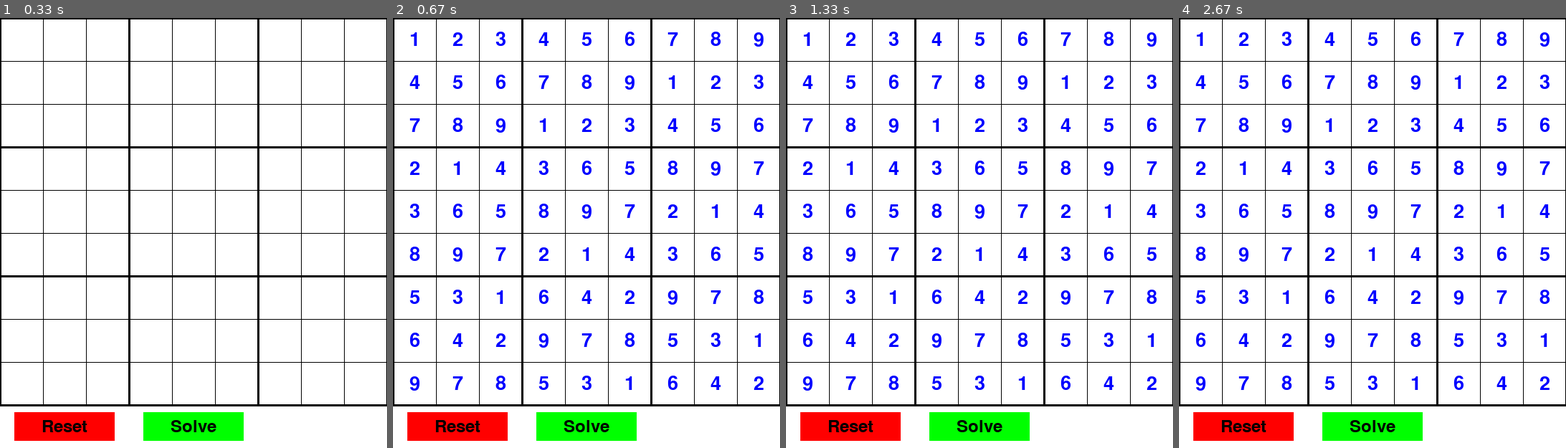
Above: before the commit, frames 1-4 (left to right).
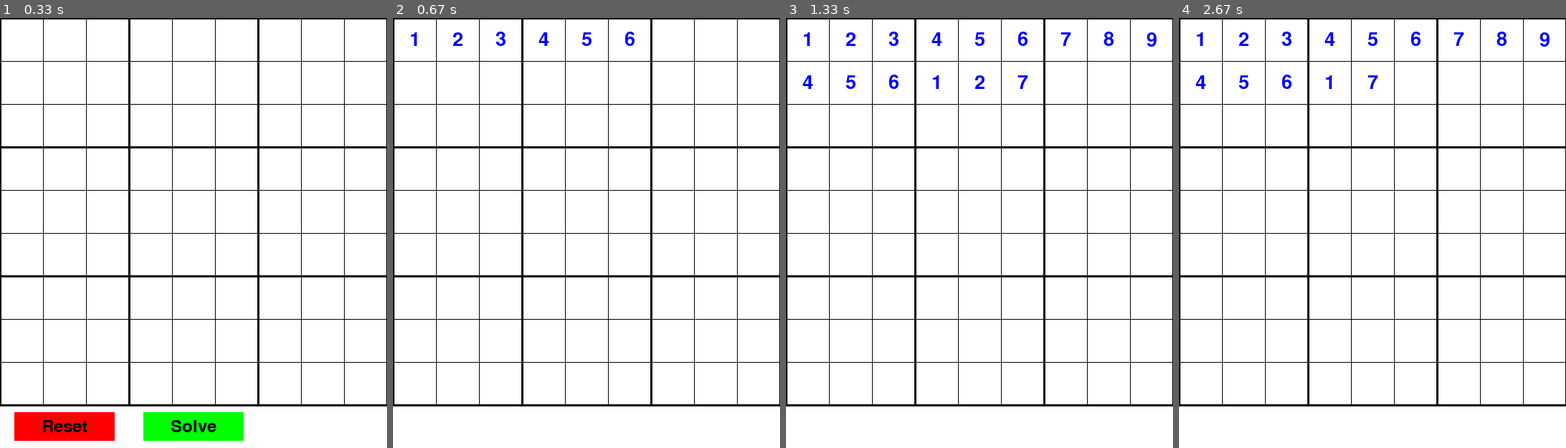
Above: after the commit, the same moments.

Repository: azharxkhan/Sudoku-Solver
Game: pygame game, started from sudoku_game.py
The game is run twice, just before and just after one commit, with the same random seed, the same clock (stepped at 60 frames per second) and the same inputs.
Inputs:
- Up to frame 1 (0.33 s): no input
- Up to frame 2 (0.67 s): click "Solve" at 0.38 s
- Up to frame 3 (1.33 s): no input
- Up to frame 4 (2.67 s): no input

Frame 1 is identical in both runs. In frame 2, 7.2% of the frame differs, in the area x 3-96%, y 3-99%; in frame 3, 6.9%; in frame 4, 6.9%.

Commit message:
updated sudoku to show solving in real time

Diff:
--- a/sudoku_game.py
+++ b/sudoku_game.py
@@ -1,6 +1,6 @@
 import pygame
 import sys
-from sudoku_solver import solve
+from sudoku_solver import find_empty, valid
 
 #intial board for reset
 initial_board = [
@@ -105,6 +105,33 @@
     user_board = [[0 for _ in range(9)] for _ in range(9)]
 
 
+def solve(bo):
+    """Solves the Sudoku puzzle using backtracking with visualization of each number being entered"""
+    find = find_empty(bo)
+    if not find:
+        return True  # Puzzle is solved
+
+    row, col = find
+
+    for i in range(1, 10):
+        if valid(bo, i, (row, col)):
+            bo[row][col] = i
+            screen.fill(WHITE)
+            draw_board()
+            pygame.display.update()
+            pygame.time.delay(50)
+
+            if solve(bo):
+                return True
+
+            bo[row][col] = 0
+            screen.fill(WHITE)
+            draw_board()
+            pygame.display.update()
+            pygame.time.delay(50)
+
+    return False
+
 def main():
     """
     Main game loop for the Sudoku solver. Handles drawing the board, user input, and solving the puzzle.
--- a/sudoku_solver.py
+++ b/sudoku_solver.py
@@ -9,6 +9,7 @@
 
     return None
 
+#unused solve
 def solve(bo):
     """
     Solve the Sudoku puzzle using backtracking.
